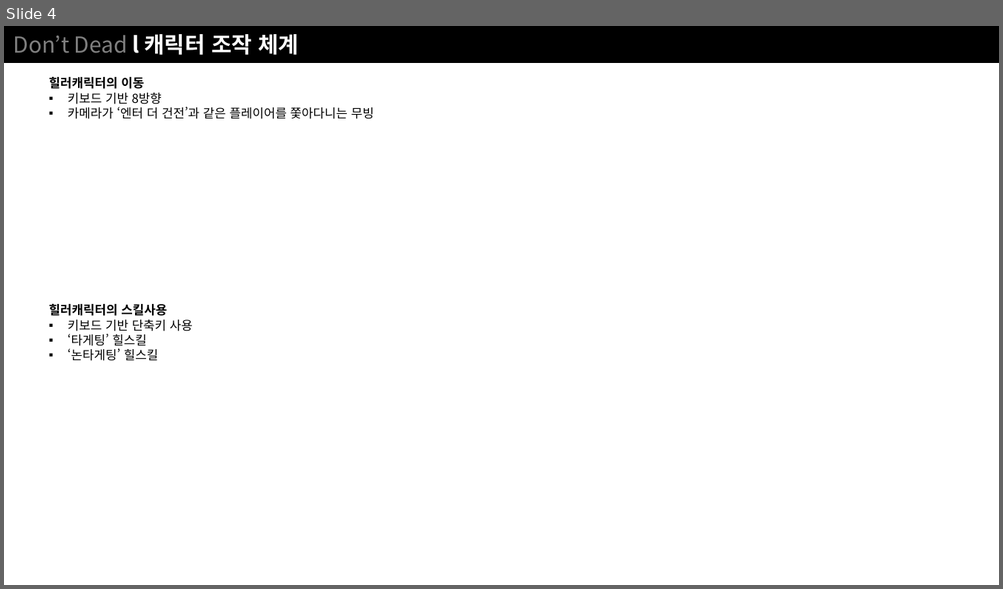
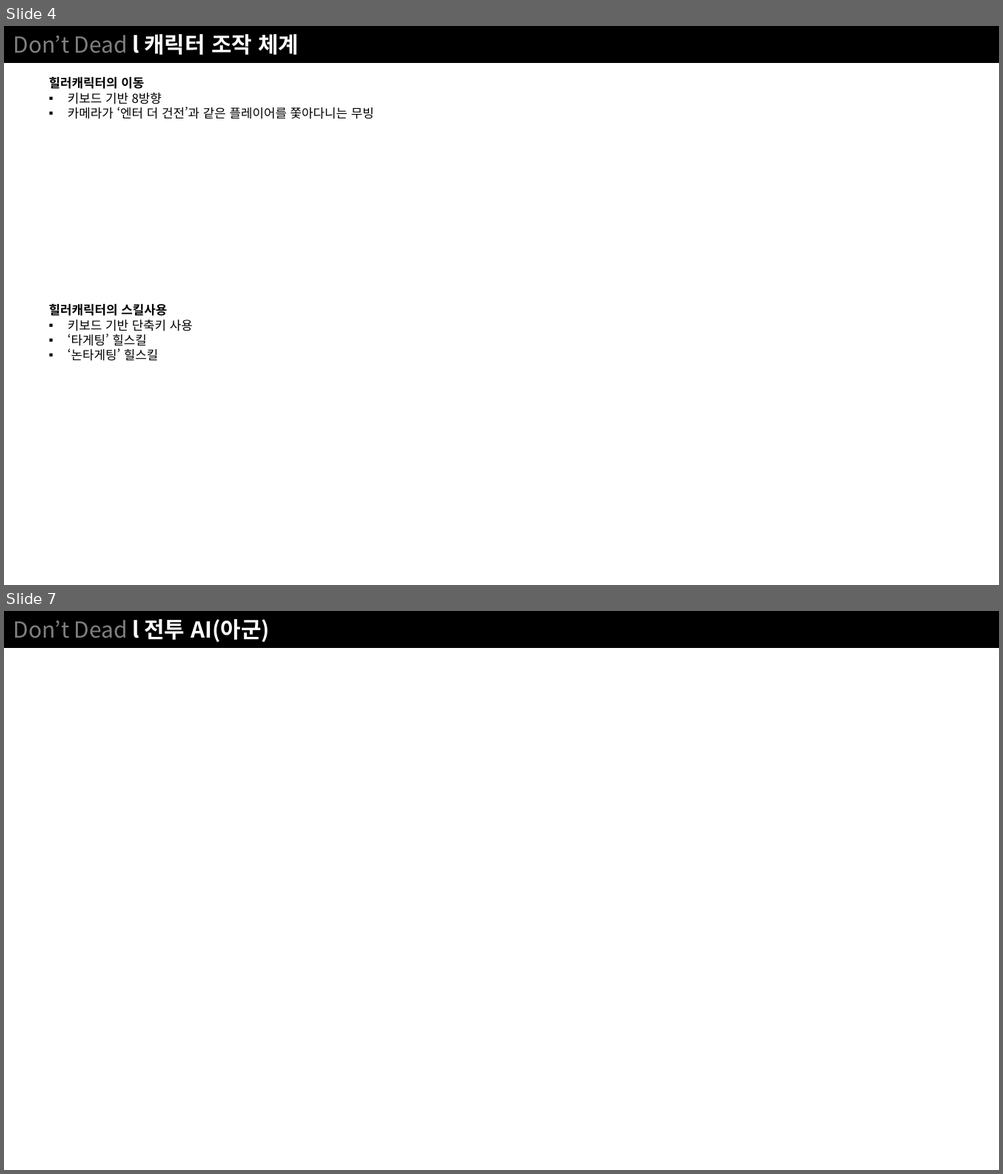
Before and after one commit to NoahCalhoun/DontDie, a slide deck: DDDocument/Don't Die ProtoType.pptx. Shown one above the other, each under a label of ours: slide 4 before the commit, slides 4 and 7 after it; the slides between them are not shown. The pictures are 1003x589 and 1003x1174 pixels, drawn with LibreOffice and Linux fonts; fonts in the diff are those of the drawing. Boxes give left, top, right and bottom in pixels: in the first picture for what was removed or moved away, otherwise in the second. Text is boxed around its words. In the diff, an @@ line names an element or a change of style, - is before the commit and + after.

```diff
--- a/DDDocument/Don't Die ProtoType.pptx
+++ b/DDDocument/Don't Die ProtoType.pptx
@@ slide 7 added at [4, 611, 999, 1170], background #FFFFFF @@
@@ rectangle added at [4, 611, 999, 648], fill #000000, 16 pt, text #808080 @@
+Don’t Dead l 전투 AI(아군)
```
Also in this commit, not shown: 4 slides changed, 2 other slides added.
